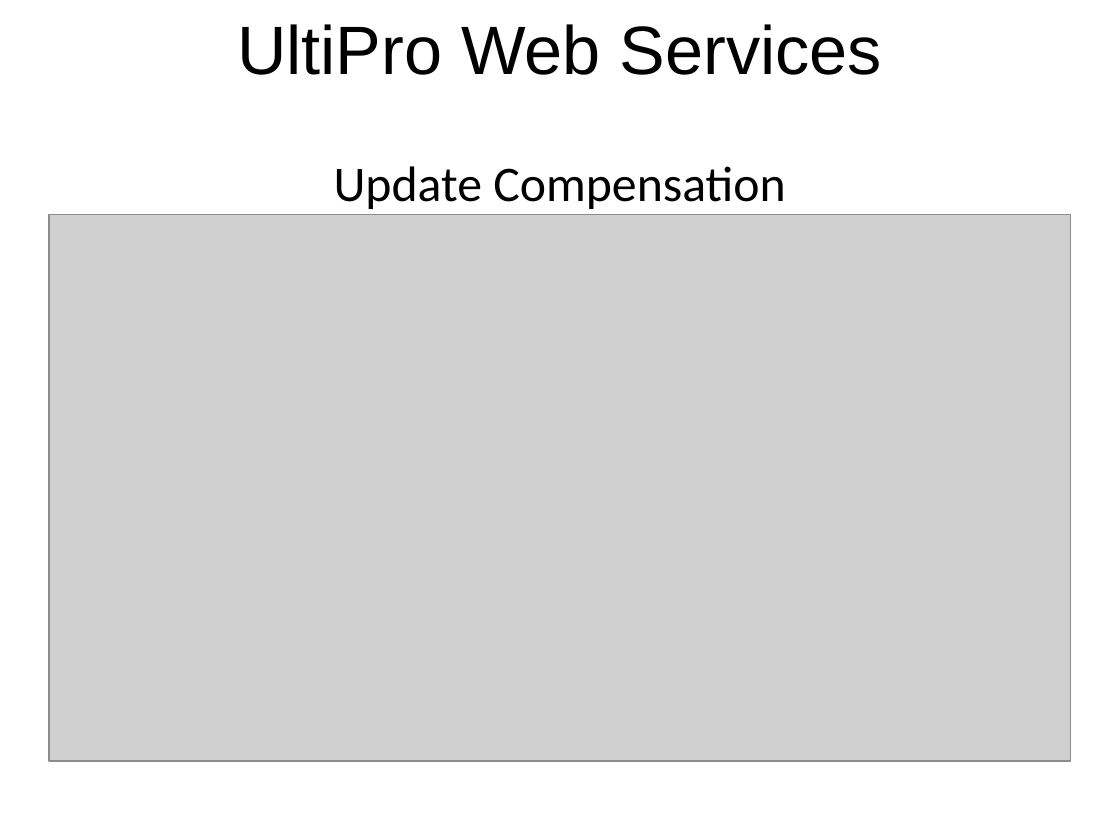
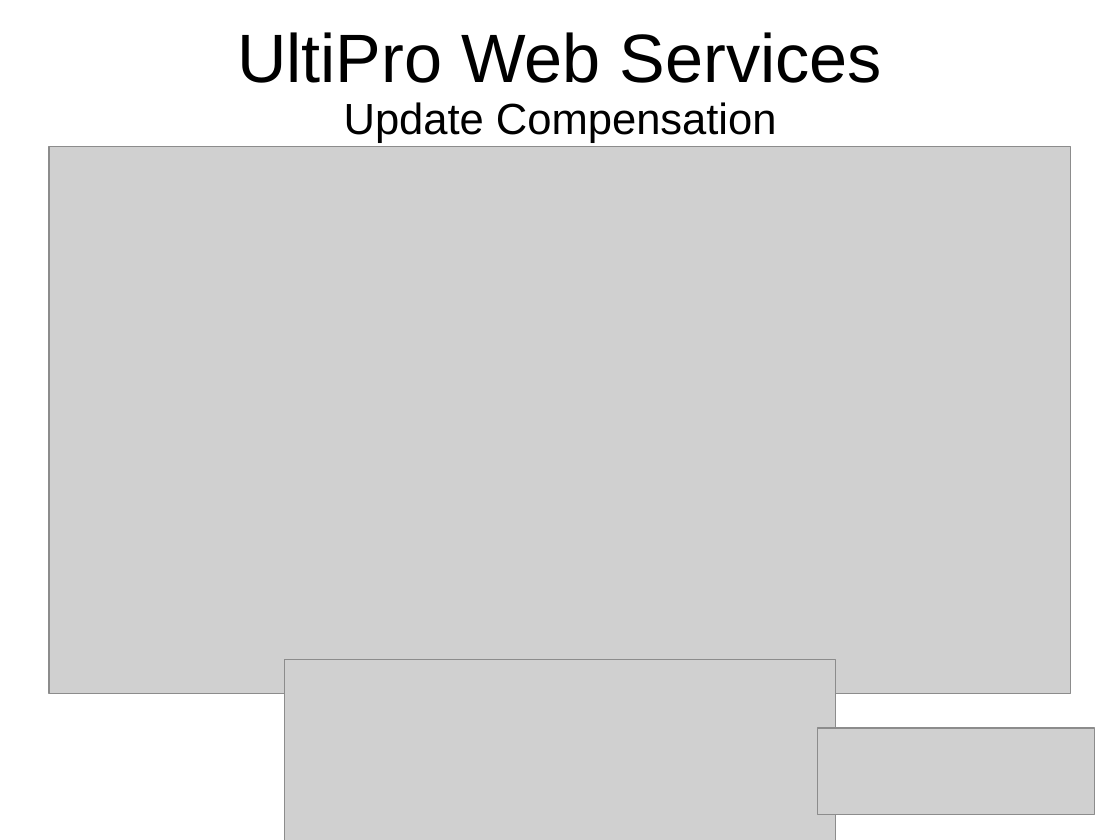
Before and after one commit to msuarz/portfolio, a slide deck: slide 21 of agile2011/presentation.pptx. Drawn at 1120x840 pixels with LibreOffice and Linux fonts; fonts in the diff are those of the drawing; grey boxes stand for pictures; background and template pictures are left out. Boxes give left, top, right and bottom in pixels: in the first picture for what was removed or moved away, otherwise in the second. Text is boxed around its words. In the diff, an @@ line names an element or a change of style, - is before the commit and + after.

```diff
--- a/agile2011/presentation.pptx
+++ b/agile2011/presentation.pptx
@@ title "UltiPro Web Services": place and size @@
-title "UltiPro Web Services" at box(237, 24, 882, 75)
+title "UltiPro Web Services" at box(237, 32, 882, 83)
@@ title "UltiPro Web Services" at box(237, 32, 882, 83): letter outline none to #000000 0 pt @@
@@ text "Update Compensation": place and size @@
-text "Update Compensation" at box(334, 166, 786, 209)
+text "Update Compensation" at box(344, 102, 777, 143)
@@ text "Update Compensation" at box(344, 102, 777, 143): size 32 to 28 pt, font Calibri to Arial @@
@@ picture: place and size @@
-picture at box(49, 215, 1071, 762)
+picture at box(49, 147, 1071, 693)
@@ picture added at box(284, 660, 836, 840) @@
@@ picture added at box(818, 728, 1094, 814) @@
```
Also in this commit, not shown: 22 other slides changed.
